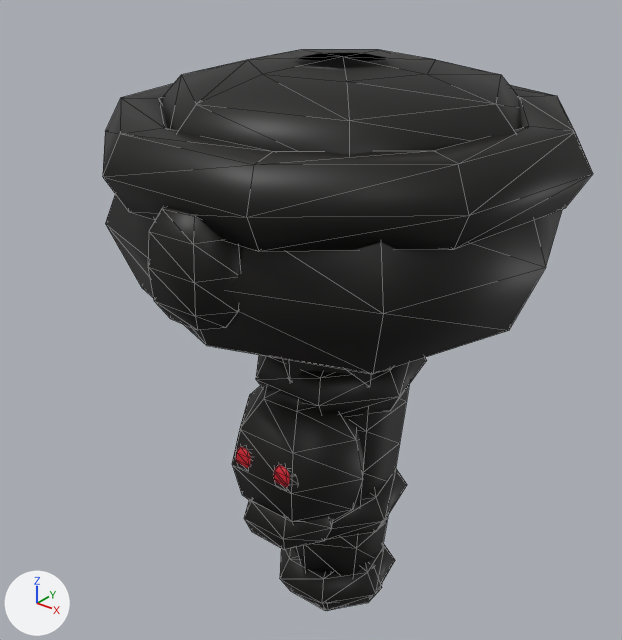
One commit to the glTF model assets/pirates/items/v5/peg_gold_l_female_lo.glb: the scene before it, then after it.
One viewpoint serves both versions: a 50 mm camera at (0.349, -0.339, 0.349) aimed at (0.105, -0.034, 0.16). Every picture has the same lights, and +X, +Y and +Z are marked at lower left. The older version comes first. Mesh edges are drawn as thin lines. Vertices at exactly the same position are counted once.

Objects in the first picture: 'peg_gold_l_female_lo'.
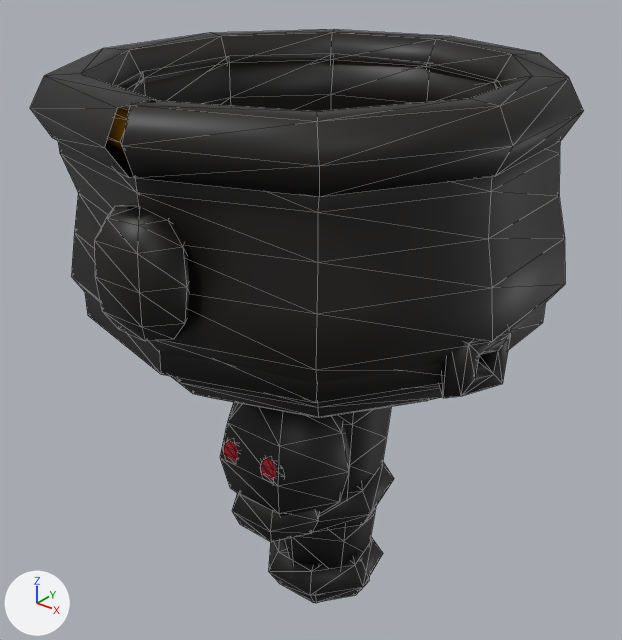
Changed parts and their boxes [x1, y1, x2, y2] in the pictures (622 x 640 px; the box of a moved part takes in the faces that stretch with it):
'peg_gold_l_female_lo', reshaped (13% wider)
    before: [103, 49, 593, 611]
    after: [30, 29, 584, 603]
part 1 of me_peg_gold_l_female_lo, moved or reshaped
    before: [148, 207, 240, 330]
    after: [94, 205, 189, 341]
part 2 of me_peg_gold_l_female_lo, moved or reshaped
    before: [280, 358, 410, 577]
    after: [282, 407, 391, 570]
part 3 of me_peg_gold_l_female_lo, moved or reshaped (not visible afterwards)
    before: [256, 355, 427, 416]
part 4 of me_peg_gold_l_female_lo, moved or reshaped
    before: [325, 469, 407, 540]
    after: [313, 462, 394, 532]
part 5 of me_peg_gold_l_female_lo, moved or reshaped
    before: [280, 544, 395, 611]
    after: [269, 537, 383, 603]
part 6 of me_peg_gold_l_female_lo, moved or reshaped
    before: [232, 386, 364, 524]
    after: [220, 402, 351, 516]
part 7 of me_peg_gold_l_female_lo, moved or reshaped
    before: [244, 500, 333, 550]
    after: [232, 493, 320, 542]
part 8 of me_peg_gold_l_female_lo, moved or reshaped
    before: [273, 465, 290, 488]
    after: [260, 458, 276, 480]
part 9 of me_peg_gold_l_female_lo, moved or reshaped
    before: [236, 447, 250, 468]
    after: [223, 440, 238, 461]
part 10 of me_peg_gold_l_female_lo, moved or reshaped (mostly hidden)
    before: [327, 584, 382, 611]
    after: [316, 576, 370, 603]
part 11 of me_peg_gold_l_female_lo, rebuilt
    before: [103, 83, 593, 251]
    after: [30, 29, 584, 197]
part 12 of me_peg_gold_l_female_lo, rebuilt
    before: [105, 194, 562, 374]
    after: [58, 54, 565, 418]
part 13 of me_peg_gold_l_female_lo, rebuilt (not visible before)
    after: [106, 106, 130, 154]
part 14 of me_peg_gold_l_female_lo, added
    after: [85, 292, 545, 403]
part 15 of me_peg_gold_l_female_lo, added
    after: [439, 327, 511, 398]
part 16 of me_peg_gold_l_female_lo, deleted
    before: [161, 49, 522, 155]

Diff of the bpy script that builds the scene:
```diff
--- a/assets/pirates/items/v5/peg_gold_l_female_lo.glb.py
+++ b/assets/pirates/items/v5/peg_gold_l_female_lo.glb.py
@@ me_peg_gold_l_female_lo @@
 # used by ob_peg_gold_l_female_lo; location = (0.0, 0.0, 0.0)
-me_peg_gold_l_female_lo.from_pydata(...)  # 930 vertices, 1796 faces; spans x 0.014..0.23, y -0.139..0.076, z -0.006..0.29
+me_peg_gold_l_female_lo.from_pydata(...)  # 1428 vertices, 2824 faces; spans x -0.002..0.222, y -0.158..0.08, z -0.006..0.287
+# me_peg_gold_l_female_lo part 1: the loose piece of 32 vertices spanning x 0.1..0.144, y -0.139..-0.109, z 0.198..0.25 is scaled about its middle by (0.995, 0.948, 0.996), then moved by (-0.009, -0.019, 0.0)
+# me_peg_gold_l_female_lo part 2: the loose piece of 44 vertices spanning x 0.088..0.156, y -0.073..0.006, z 0.002..0.2 is moved by (-0.009, 0.0, 0.0)
+# me_peg_gold_l_female_lo part 3: the loose piece of 42 vertices spanning x 0.079..0.165, y -0.073..0.011, z 0.131..0.154 is moved by (-0.009, 0.0, 0.0)
+# me_peg_gold_l_female_lo part 4: the loose piece of 42 vertices spanning x 0.085..0.159, y -0.068..0.005, z 0.055..0.077 is moved by (-0.009, 0.0, 0.0)
+# me_peg_gold_l_female_lo part 5: the loose piece of 42 vertices spanning x 0.089..0.155, y -0.064..0.001, z 0.002..0.025 is moved by (-0.009, 0.0, 0.0)
+# me_peg_gold_l_female_lo part 6: the loose piece of 32 vertices spanning x 0.084..0.16, y -0.093..-0.034, z 0.064..0.144 is moved by (-0.009, 0.0, 0.0)
+# me_peg_gold_l_female_lo part 7: the loose piece of 32 vertices spanning x 0.096..0.148, y -0.092..-0.05, z 0.056..0.092 is moved by (-0.009, 0.0, 0.0)
+# me_peg_gold_l_female_lo part 8: the loose piece of 32 vertices spanning x 0.126..0.142, y -0.093..-0.086, z 0.1..0.116 is moved by (-0.009, 0.0, 0.0)
+# me_peg_gold_l_female_lo part 9: the loose piece of 32 vertices spanning x 0.102..0.118, y -0.093..-0.086, z 0.1..0.116 is moved by (-0.009, 0.0, 0.0)
+# me_peg_gold_l_female_lo part 10: the loose piece of 32 vertices spanning x 0.09..0.154, y -0.061..-0.006, z -0.006..0.03 is moved by (-0.009, 0.0, 0.0)
+# me_peg_gold_l_female_lo part 11: the loose piece of 54 vertices spanning x 0.014..0.23, y -0.137..0.076, z 0.238..0.269 is rebuilt with 66 vertices and now spans x -0.002..0.22, y -0.154..0.079, z 0.261..0.287
+# me_peg_gold_l_female_lo part 12: the loose piece of 43 vertices spanning x 0.02..0.224, y -0.135..0.068, z 0.163..0.275 is rebuilt with 252 vertices and now spans x 0.005..0.22, y -0.147..0.08, z 0.146..0.278
+# me_peg_gold_l_female_lo part 13: the loose piece of 38 vertices spanning x 0.048..0.204, y -0.114..0.047, z 0.244..0.284 is rebuilt with 66 vertices and now spans x 0.004..0.214, y -0.148..0.073, z 0.266..0.281
+# me_peg_gold_l_female_lo part 14: a new loose piece of 42 vertices spanning x 0.005..0.213, y -0.141..0.073, z 0.177..0.198, in mat_peg_gold_l
+# me_peg_gold_l_female_lo part 15: a new loose piece of 24 vertices spanning x 0.201..0.222, y -0.078..-0.051, z 0.173..0.202, in mat_peg_gold_l
+# me_peg_gold_l_female_lo part 16: the loose piece of 38 vertices spanning x 0.042..0.21, y -0.119..0.053, z 0.238..0.29 is deleted
+# other edits to the shape of me_peg_gold_l_female_lo do not show in these pictures
 me_peg_gold_l_female_lo.materials.append(mat_peg_gold_l)
```
